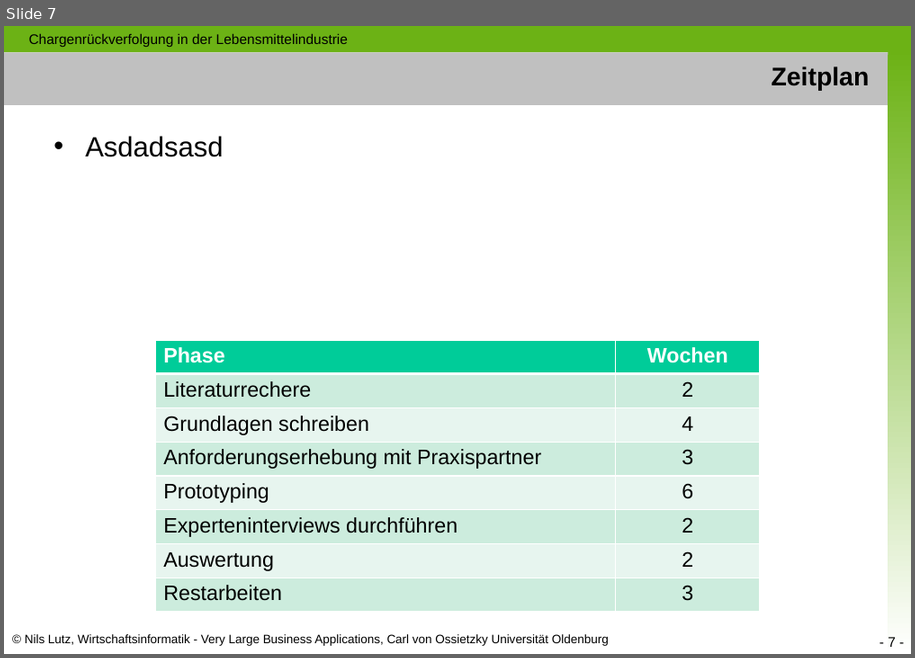
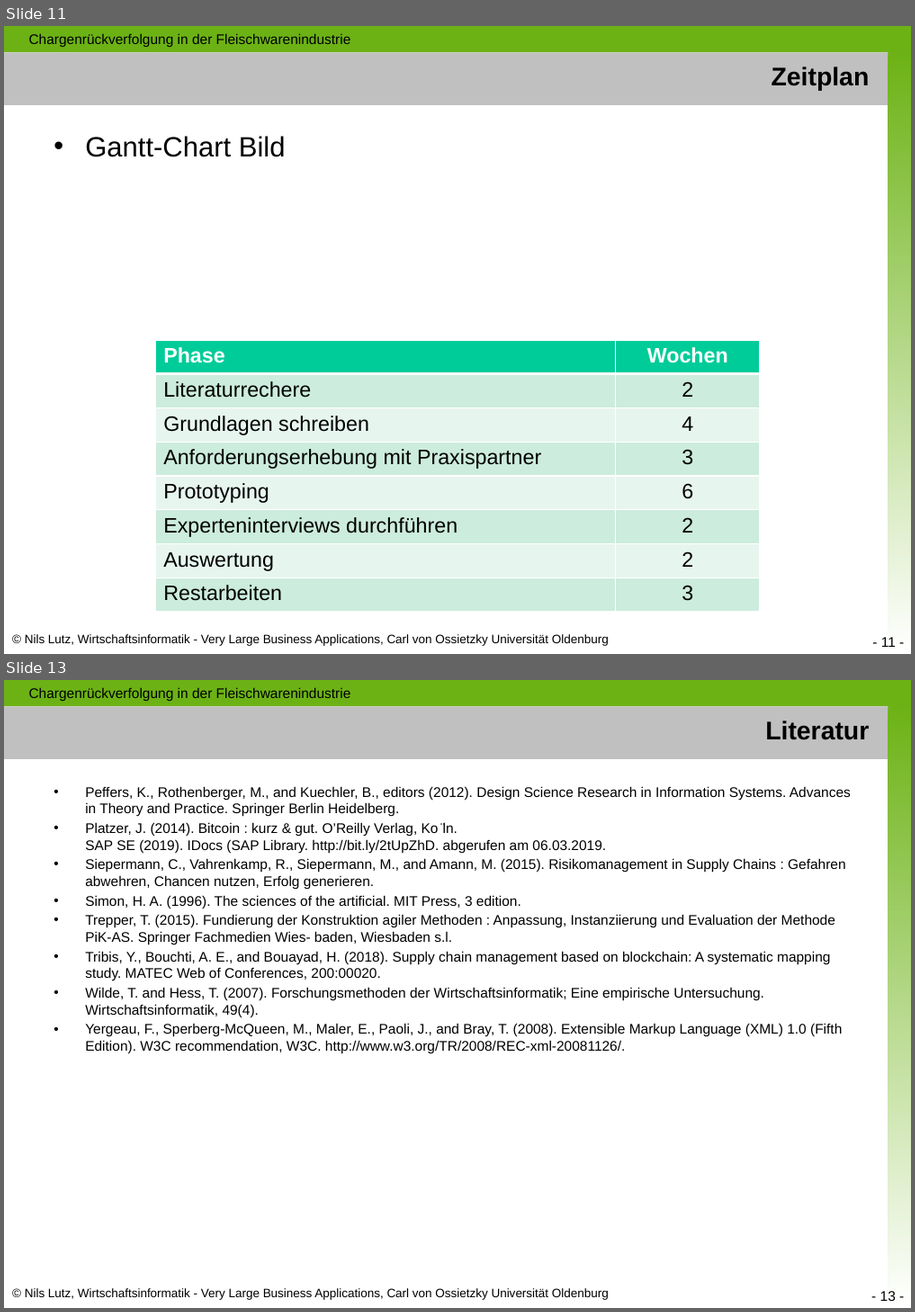
Before and after one commit to nimble-123/masterthesis, a slide deck: presentations/Proposal.pptx. Shown one above the other, each under a label of ours: slide 7 before the commit, slides 11 and 13 after it; the slides between them are not shown. The pictures are 915x658 and 915x1312 pixels, drawn with LibreOffice and Linux fonts; fonts in the diff are those of the drawing. Boxes give left, top, right and bottom in pixels: in the first picture for what was removed or moved away, otherwise in the second. Text is boxed around its words. In the diff, an @@ line names an element or a change of style, - is before the commit and + after.

```diff
--- a/presentations/Proposal.pptx
+++ b/presentations/Proposal.pptx
@@ slide 13 added at box(4, 680, 911, 1308), background #FFFFFF; not listed: 5 template elements that a slide beside it also shows @@
@@ text added at box(29, 687, 351, 701), 12 pt, text #000000 @@
+Chargenrückverfolgung in der Fleischwarenindustrie
@@ title added at box(765, 720, 869, 740), 22 pt, text #000000, bold @@
+Literatur
@@ text added at box(85, 786, 851, 1054), 12 pt, text #000000 @@
+• Peffers, K., Rothenberger, M., and Kuechler, B., editors (2012). Design Science Research in Information Systems. Advances in Theory and Practice. Springer Berlin Heidelberg.
+• Platzer, J. (2014). Bitcoin : kurz & gut. O’Reilly Verlag, Ko ̈ln.
+  SAP SE (2019). IDocs (SAP Library. http://bit.ly/2tUpZhD. abgerufen am 06.03.2019.
+• Siepermann, C., Vahrenkamp, R., Siepermann, M., and Amann, M. (2015). Risikomanagement in Supply Chains : Gefahren abwehren, Chancen nutzen, Erfolg generieren.
+• Simon, H. A. (1996). The sciences of the artificial. MIT Press, 3 edition.
+• Trepper, T. (2015). Fundierung der Konstruktion agiler Methoden : Anpassung, Instanziierung und Evaluation der Methode PiK-AS. Springer Fachmedien Wies- baden, Wiesbaden s.l.
+• Tribis, Y., Bouchti, A. E., and Bouayad, H. (2018). Supply chain management based on blockchain: A systematic mapping study. MATEC Web of Conferences, 200:00020.
+• Wilde, T. and Hess, T. (2007). Forschungsmethoden der Wirtschaftsinformatik; Eine empirische Untersuchung. Wirtschaftsinformatik, 49(4).
+• Yergeau, F., Sperberg-McQueen, M., Maler, E., Paoli, J., and Bray, T. (2008). Extensible Markup Language (XML) 1.0 (Fifth Edition). W3C recommendation, W3C. http://www.w3.org/TR/2008/REC-xml-20081126/.
@@ what was slide 7 is now slide 11 @@
@@ slide 11 changed as well @@
@@ text at box(29, 33, 351, 47): text changed @@
-Chargenrückverfolgung in der Lebensmittelindustrie
+Chargenrückverfolgung in der Fleischwarenindustrie
@@ text at box(85, 136, 286, 157): text changed @@
-• Asdadsasd
+• Gantt-Chart Bild
@@ page number at box(882, 637, 896, 647): text changed @@
-- 7 -
+- 11 -
```
Also in this commit, not shown: 7 other slides changed, 4 other slides added.
